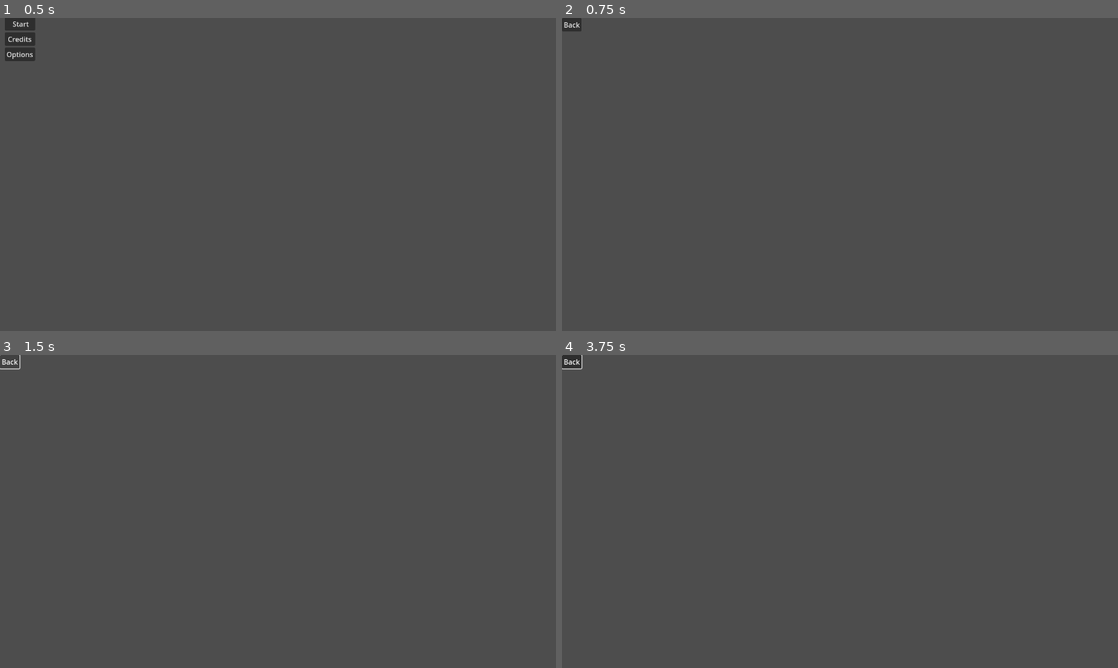
Above: before the commit, frames 1-4 (two rows, left to right).
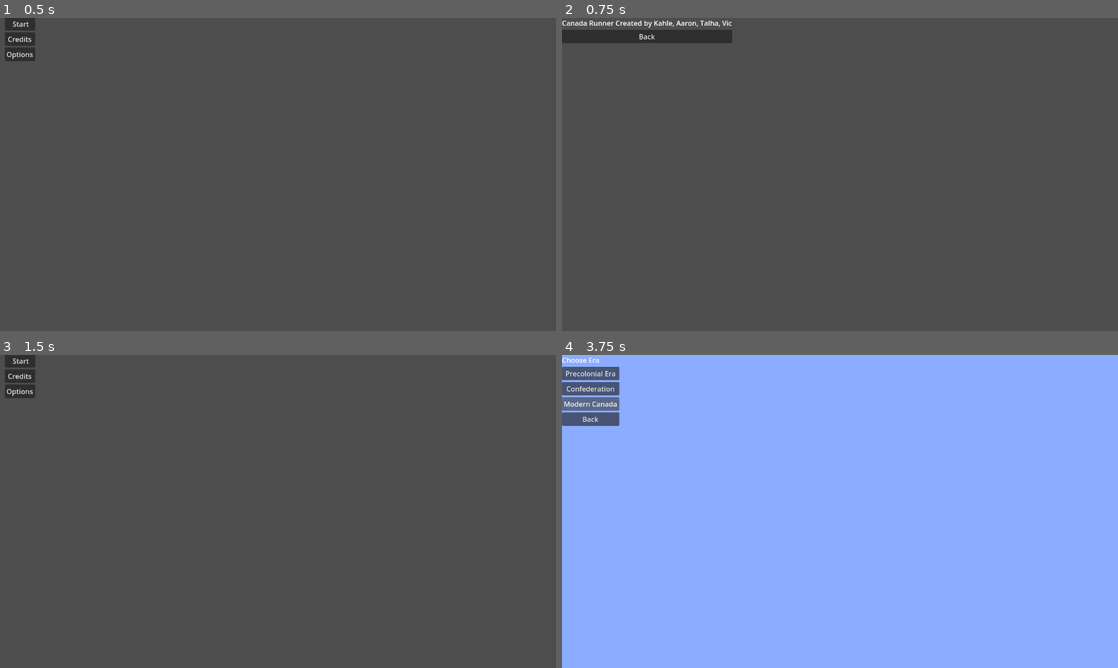
Above: after the commit, the same moments.

Repository: Kahle21/GossipGirls-MapleRush
Game: Godot game, scene res://scenes/ui/MainMenu.tscn
Two runs of this game, one before a commit and one after it. Both use one fixed random seed, a clock stepped at 60 frames per second and the inputs below.
Inputs (mouse positions are in pixels of both pictures, inside the frame that each line leads up to):
- Up to frame 1 (0.5 s): no input
- Up to frame 2 (0.75 s): click "Credits" at 0.5 s
- Up to frame 3 (1.5 s): click "Back" at 1.25 s
- Up to frame 4 (3.75 s): click (584, 392) at 2 s, where only the run after the commit has a clickable "Options"; click "Back" at 2.75 s; click (584, 361) at 3.5 s, where only the run after the commit has a clickable "Start"

Frame 1 is identical in both runs. In frame 2, 1.6% of the frame differs, in the area x 0-31%, y 0-8%; in frame 3, 0.6%; in frame 4, 100%, in the area x 0-100%, y 0-100%.
Error before the commit: Invalid access to property or key 'pressed' on a base object of type 'null instance'. (res://scenes/ui/options.gd:5)

Commit message:
fixed Options and Credits menus with navigation
- Implemented functional Credits and Options scenes with Back button navigation
- Linked buttons from Main Menu to their respective scenes
- Verified layout and scene transitions now display correctly
- Fixed node paths and adjusted Control layouts for full-screen display

Diff:
--- a/scenes/ui/MainMenu.tscn
+++ b/scenes/ui/MainMenu.tscn
@@ -26,15 +26,15 @@
 layout_mode = 2
 alignment = 1
 
-[node name="Button" type="Button" parent="CenterContainer/VBoxContainer"]
+[node name="StartButton" type="Button" parent="CenterContainer/VBoxContainer"]
 layout_mode = 2
 text = "Start"
 icon = SubResource("ViewportTexture_0rmrm")
 
-[node name="Button2" type="Button" parent="CenterContainer/VBoxContainer"]
+[node name="CreditsButton" type="Button" parent="CenterContainer/VBoxContainer"]
 layout_mode = 2
 text = "Credits"
 
-[node name="Button3" type="Button" parent="CenterContainer/VBoxContainer"]
+[node name="OptionsButton" type="Button" parent="CenterContainer/VBoxContainer"]
 layout_mode = 2
 text = "Options"
--- a/scenes/ui/main_menu.gd
+++ b/scenes/ui/main_menu.gd
@@ -1,25 +1,45 @@
+# res://scenes/ui/main_menu.gd
 extends Control
 
+# Buttons (match your scene tree on the left)
+@onready var start_btn   : Button = $"CenterContainer/VBoxContainer/StartButton"
+@onready var options_btn : Button = $"CenterContainer/VBoxContainer/OptionsButton"
+@onready var credits_btn : Button = $"CenterContainer/VBoxContainer/CreditsButton"
+
+# Scene paths (edit if your filenames/paths differ)
+const PATH_ERA_SELECT := "res://scenes/ui/EraSelect.tscn"
+const PATH_OPTIONS    := "res://scenes/ui/options.tscn"
+const PATH_CREDITS    := "res://scenes/ui/credits.tscn"
+
 func _ready() -> void:
-	var start_btn   : Button = get_node_or_null("CenterContainer/VBoxContainer/Button")
-	var options_btn : Button = get_node_or_null("CenterContainer/VBoxContainer/Button2")
-	var credits_btn : Button = get_node_or_null("CenterContainer/VBoxContainer/Button3")
-	print("[MainMenu] ready. start=%s options=%s credits=%s" % [start_btn != null, options_btn != null, credits_btn != null])
-	if start_btn:   start_btn.pressed.connect(_on_start)
-	if options_btn: options_btn.pressed.connect(_on_options)
-	if credits_btn: credits_btn.pressed.connect(_on_credits)
+	print("[MainMenu] ready. start=%s options=%s credits=%s"
+		% [start_btn != null, options_btn != null, credits_btn != null])
+
+	if not start_btn:   push_error("StartButton path is wrong");   return
+	if not options_btn: push_error("OptionsButton path is wrong"); return
+	if not credits_btn: push_error("CreditsButton path is wrong"); return
+
+	start_btn.pressed.connect(_on_start)
+	options_btn.pressed.connect(_on_options)
+	credits_btn.pressed.connect(_on_credits)
 
 func _on_start() -> void:
-	var path := "res://scenes/ui/EraSelect.tscn"
-	print("[MainMenu] Start pressed →", path, " exists=", ResourceLoader.exists(path))
-	if ResourceLoader.exists(path): get_tree().change_scene_to_file(path)
+	print("[MainMenu] Start → ", PATH_ERA_SELECT, " exists=", ResourceLoader.exists(PATH_ERA_SELECT))
+	if ResourceLoader.exists(PATH_ERA_SELECT):
+		get_tree().change_scene_to_file(PATH_ERA_SELECT)
+	else:
+		push_error("[MainMenu] EraSelect scene not found. Right-click it in FileSystem → Copy Path and update PATH_ERA_SELECT.")
 
 func _on_options() -> void:
-	var path := "res://scenes/ui/options.tscn"   # match your filename case exactly
-	print("[MainMenu] Options pressed →", path, " exists=", ResourceLoader.exists(path))
-	if ResourceLoader.exists(path): get_tree().change_scene_to_file(path)
+	print("[MainMenu] Options → ", PATH_OPTIONS, " exists=", ResourceLoader.exists(PATH_OPTIONS))
+	if ResourceLoader.exists(PATH_OPTIONS):
+		get_tree().change_scene_to_file(PATH_OPTIONS)
+	else:
+		push_error("[MainMenu] Options scene not found. Copy its exact path and update PATH_OPTIONS.")
 
 func _on_credits() -> void:
-	var path := "res://scenes/ui/credits.tscn"   # match your filename case exactly
-	print("[MainMenu] Credits pressed →", path, " exists=", ResourceLoader.exists(path))
-	if ResourceLoader.exists(path): get_tree().change_scene_to_file(path)
+	print("[MainMenu] Credits → ", PATH_CREDITS, " exists=", ResourceLoader.exists(PATH_CREDITS))
+	if ResourceLoader.exists(PATH_CREDITS):
+		get_tree().change_scene_to_file(PATH_CREDITS)
+	else:
+		push_error("[MainMenu] Credits scene not found. Copy its exact path and update PATH_CREDITS.")
--- a/scenes/ui/options.gd
+++ b/scenes/ui/options.gd
@@ -1,5 +1,16 @@
-# res://ui/OptionsMenu.gd
+# res://scenes/ui/options.gd
 extends Control
-@onready var back_btn: Button = %BackButton
+
+@onready var back_btn: Button = get_node_or_null("MarginContainer/VBoxContainer/BackButton")
+# If you rename that node to BackButton, change the line above to:
+# @onready var back_btn: Button = get_node_or_null("MarginContainer/VBoxContainer/BackButton")
+
 func _ready() -> void:
-	back_btn.pressed.connect(func(): get_tree().change_scene_to_file("res://ui/MainMenu.tscn"))
+	print("[Options] ready")
+	if back_btn:
+		back_btn.pressed.connect(_go_main)
+	else:
+		push_error("[Options] Back button path is wrong. Right-click the Button → Copy Node Path and paste here.")
+
+func _go_main() -> void:
+	get_tree().change_scene_to_file("res://scenes/ui/MainMenu.tscn")
--- a/scenes/ui/options.tscn
+++ b/scenes/ui/options.tscn
@@ -19,6 +19,6 @@
 [node name="VBoxContainer" type="VBoxContainer" parent="MarginContainer"]
 layout_mode = 2
 
-[node name="Button" type="Button" parent="MarginContainer/VBoxContainer"]
+[node name="BackButton" type="Button" parent="MarginContainer/VBoxContainer"]
 layout_mode = 2
 text = "Back"
